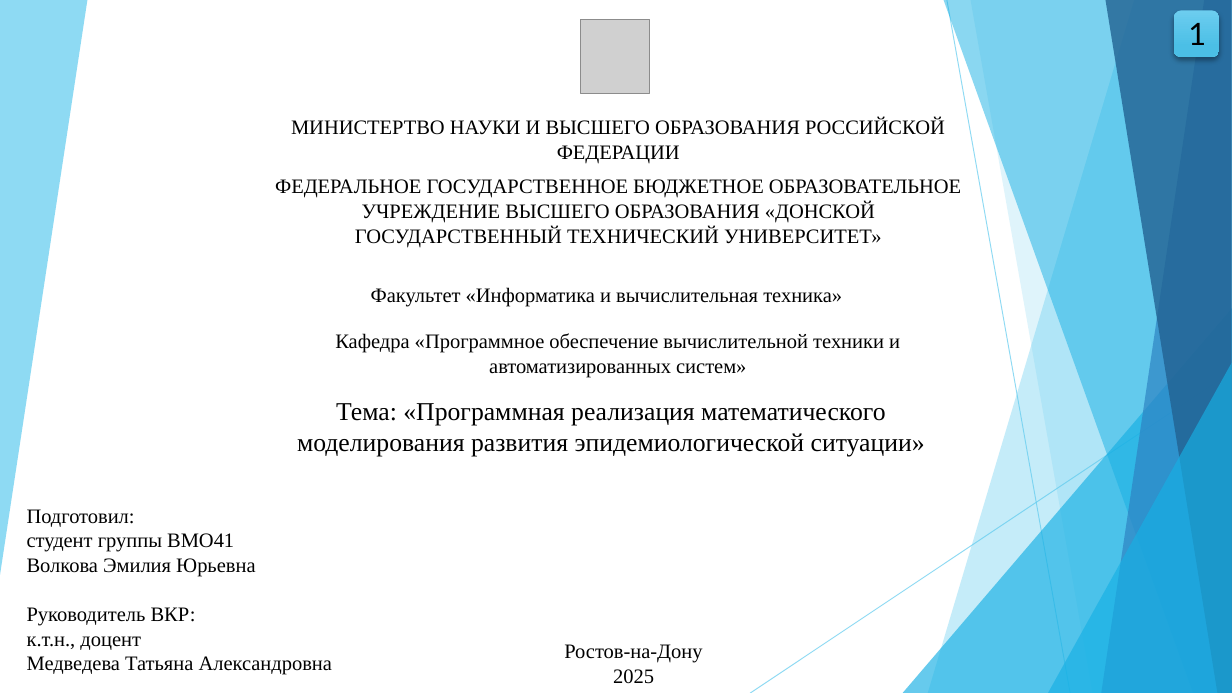
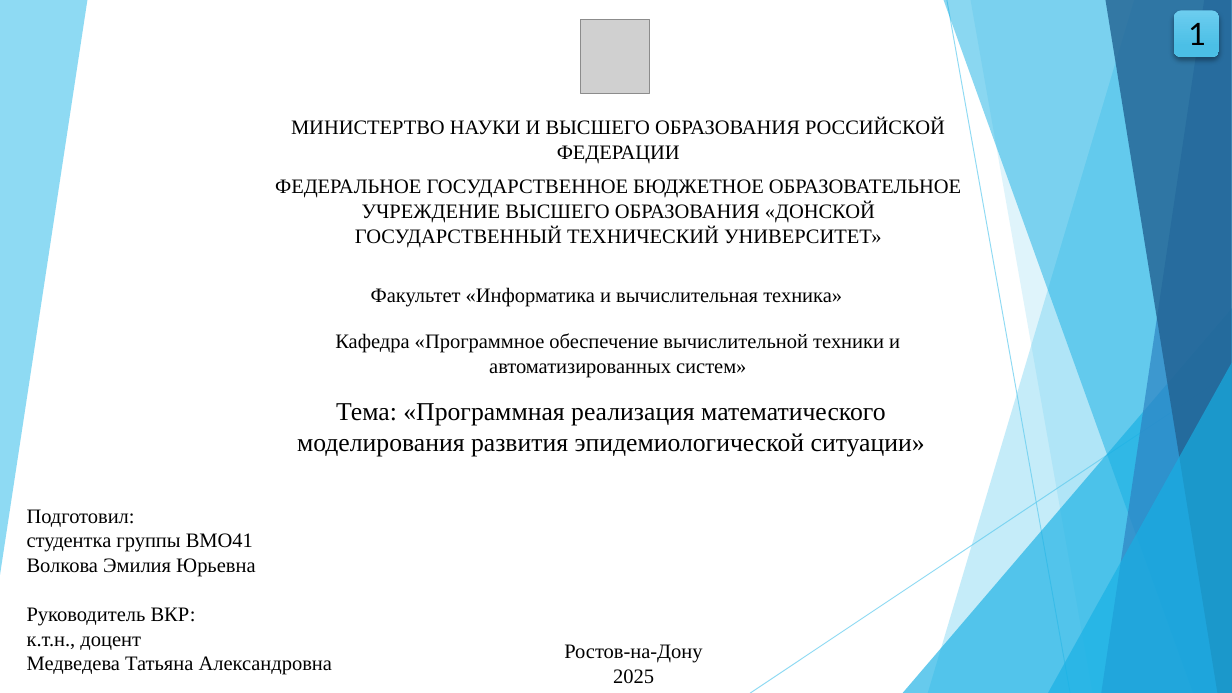
Before and after one commit to wolfufu/EpidemicModelsApp, a slide deck: slide 1 of VKR_Volkova_VMO41.pptx. Drawn at 1232x693 pixels with LibreOffice and Linux fonts; fonts in the diff are those of the drawing; grey boxes stand for pictures. Boxes give left, top, right and bottom in pixels: in the first picture for what was removed or moved away, otherwise in the second. Text is boxed around its words. In the diff, an @@ line names an element or a change of style, - is before the commit and + after.

```diff
--- a/VKR_Volkova_VMO41.pptx
+++ b/VKR_Volkova_VMO41.pptx
@@ text at (x1=27, y1=533, x2=253, y2=552): text changed @@
-студент группы ВМО41
+студентка группы ВМО41
```
Also in this commit, not shown: 2 other slides changed, 1 other file.
